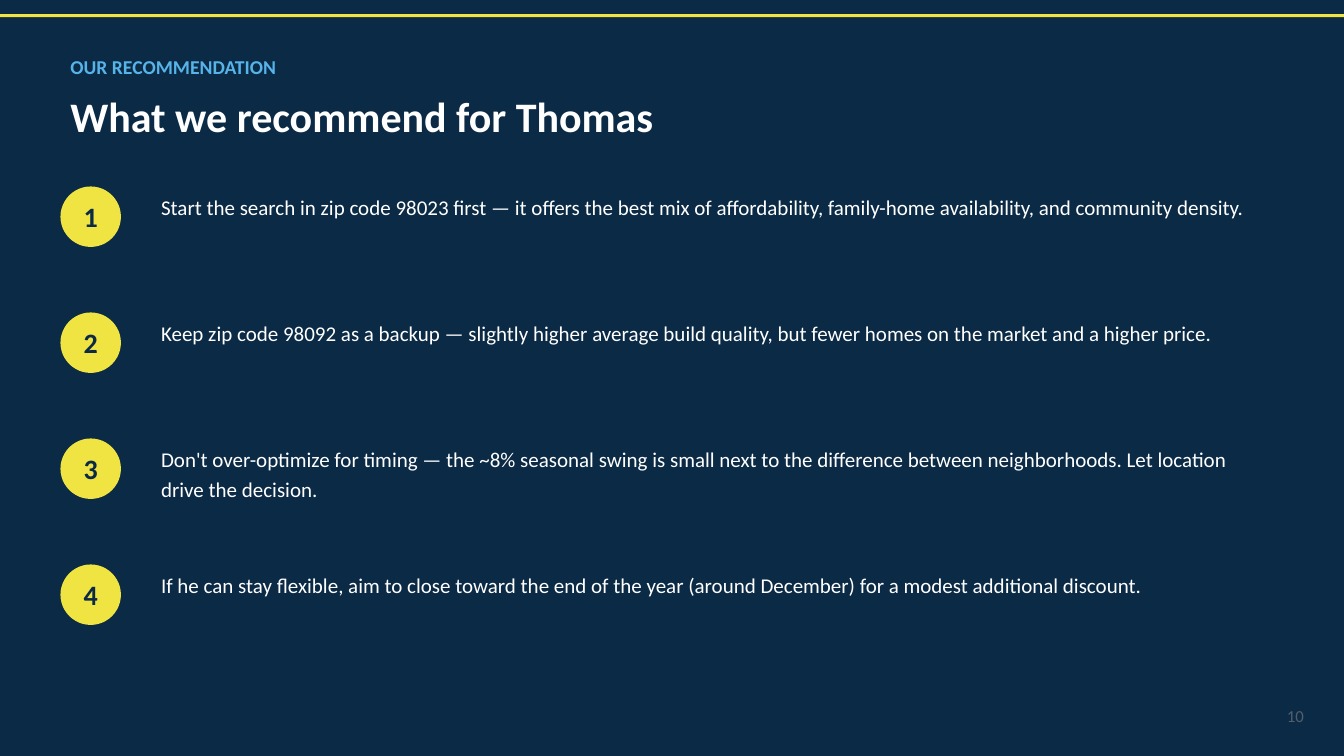
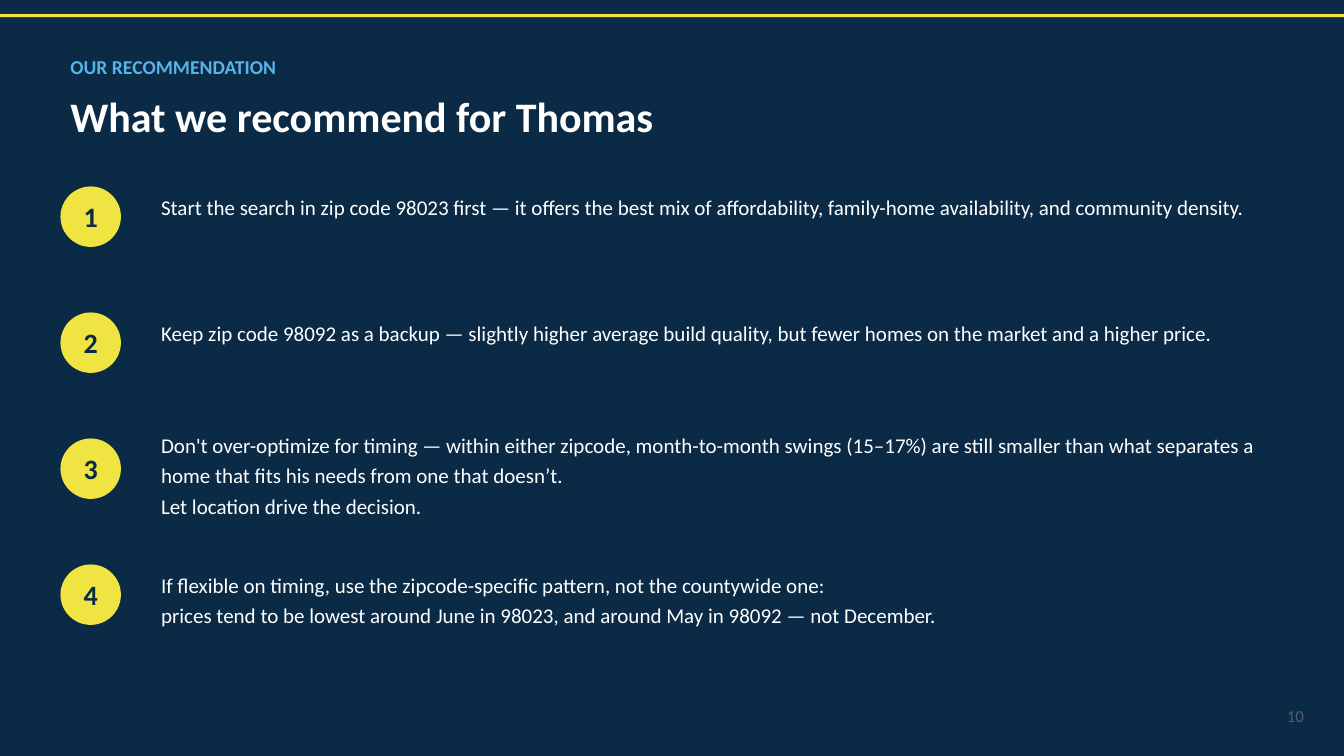
Before and after one commit to MichealEshak/ds-eda-project-template, a slide deck: slide 11 of presentation/Thomas_Hansen_Housing_Recommendation.pptx (slide 10 before the commit). Drawn at 1344x756 pixels with LibreOffice and Linux fonts; fonts in the diff are those of the drawing. Boxes give left, top, right and bottom in pixels: in the first picture for what was removed or moved away, otherwise in the second. Text is boxed around its words. In the diff, an @@ line names an element or a change of style, - is before the commit and + after.

```diff
--- a/presentation/Thomas_Hansen_Housing_Recommendation.pptx
+++ b/presentation/Thomas_Hansen_Housing_Recommendation.pptx
@@ text at (161, 438, 1253, 514): text changed @@
-Don't over-optimize for timing — the ~8% seasonal swing is small next to the difference between neighborhoods. Let location drive the decision.
+Don't over-optimize for timing — within either zipcode, month-to-month swings (15–17%) are still smaller than what separates a home that fits his needs from one that doesn’t.
+Let location drive the decision.
@@ text at (161, 578, 935, 627): text changed @@
-If he can stay flexible, aim to close toward the end of the year (around December) for a modest additional discount.
+If flexible on timing, use the zipcode-specific pattern, not the countywide one:
+prices tend to be lowest around June in 98023, and around May in 98092 — not December.
```
Also in this commit, not shown: 7 other slides changed, 1 slide added, 1 other file.
